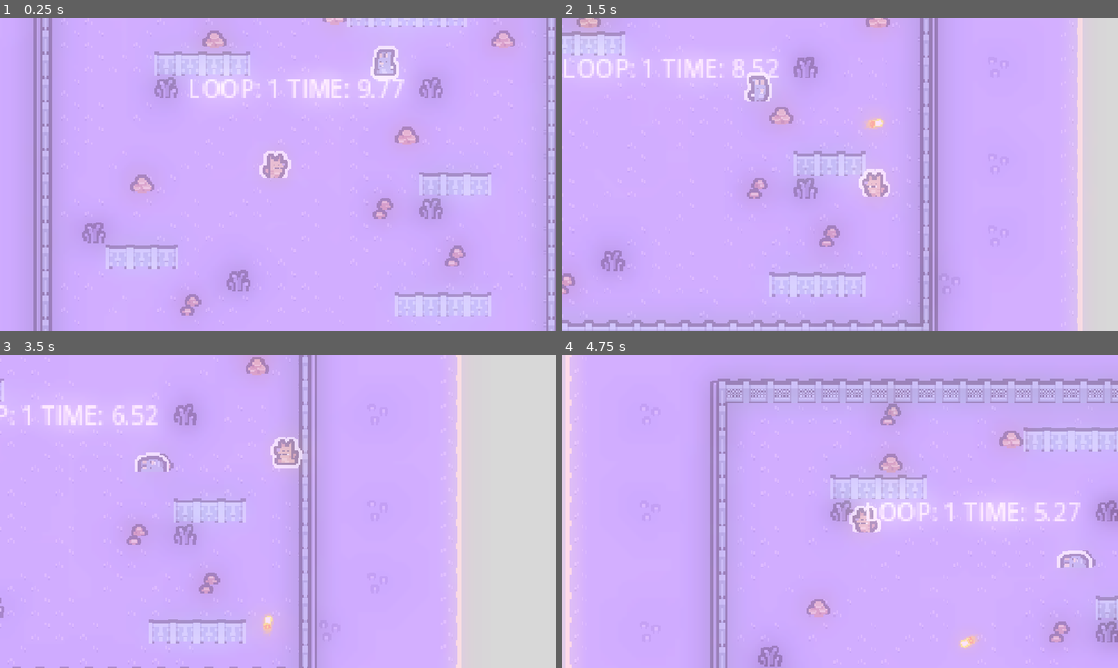
Above: before the commit, frames 1-4 (two rows, left to right).
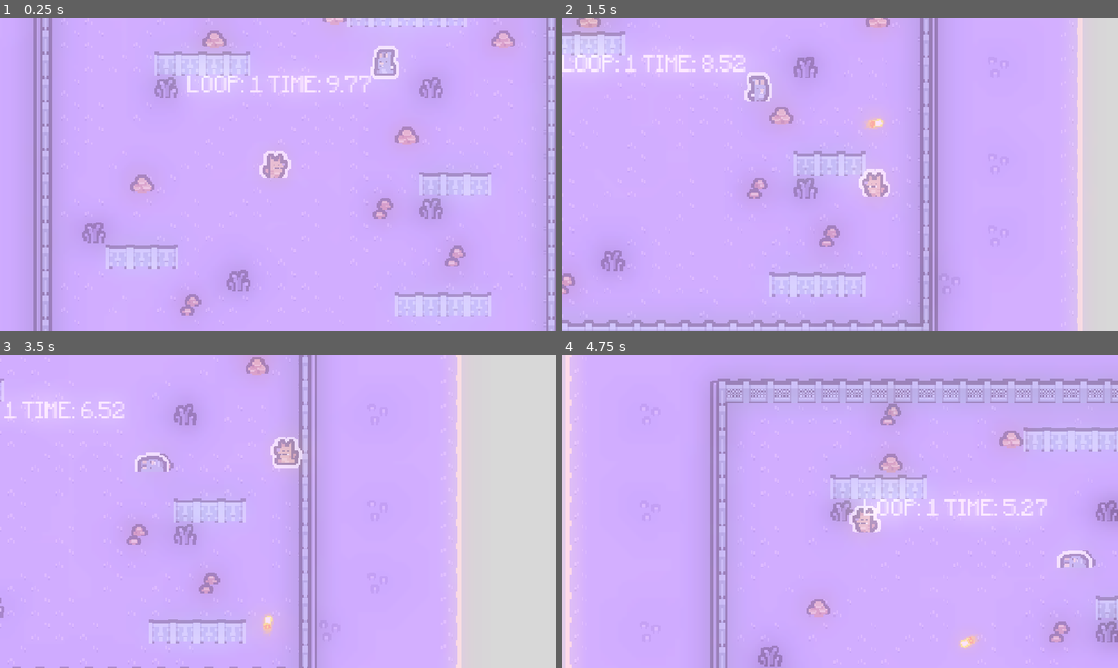
Above: after the commit, the same moments.

Repository: Lingloft/SecondsAgo
Game: Godot game, scene res://scenes/game.tscn
Same seed, same stepped clock (60 frames per second), same inputs: the game is played once before the commit and once after it.
Inputs (mouse positions are in pixels of both pictures, inside the frame that each line leads up to):
- Up to frame 1 (0.25 s): no input
- Up to frame 2 (1.5 s): move the mouse to (962, 158) at 0.52 s; hold D (move_right) 0.53-1.28 s; click (962, 158) at 0.6 s; move the mouse to (728, 190) at 1.27 s; hold S (move_down) from 1.28 s (still down); click (728, 190) at 1.35 s
- Up to frame 3 (3.5 s): move the mouse to (333, 442) at 2.02 s; release S (move_down) at 2.03 s; hold D (move_right) 2.03-2.78 s; click (333, 442) at 2.1 s; move the mouse to (250, 574) at 2.77 s; hold W (move_up) from 2.78 s (still down); click (250, 574) at 2.85 s
- Up to frame 4 (4.75 s): move the mouse to (1006, 558) at 3.52 s; release W (move_up) at 3.53 s; hold A (move_left) from 3.53 s (still down); click (1006, 558) at 3.6 s; move the mouse to (673, 464) at 4.27 s; click (673, 464) at 4.35 s

The runs differ from the first frame. In frame 1, 1.1% of the frame differs, in the area x 33-73%, y 18-26%; in frame 2, 1.0%; in frame 3, 0.8%; in frame 4, 1.0%.

Commit message:
feat(界面): 添加MineLike字体并应用于游戏界面
添加新的MineLike字体资源，并在游戏场景中将其应用于循环计时器的文本显示

Diff:
--- a/scenes/game.tscn
+++ b/scenes/game.tscn
@@ -7,6 +7,7 @@
 [ext_resource type="PackedScene" uid="uid://cqfsbdepu72lu" path="res://scenes/enemy.tscn" id="4_gee14"]
 [ext_resource type="PackedScene" uid="uid://f018vcx0tgvp" path="res://scenes/ghost_player.tscn" id="4_iywne"]
 [ext_resource type="PackedScene" uid="uid://b2n6gwk6gtwb7" path="res://scenes/bullet.tscn" id="6_p57ef"]
+[ext_resource type="FontFile" uid="uid://blotr6kyvtefm" path="res://assets/fonts/MineLike.ttf" id="7_0tnpc"]
 [ext_resource type="Texture2D" uid="uid://bdtbw44yqk1f6" path="res://assets/tilesets/五角星.svg" id="7_u5sy4"]
 
 [sub_resource type="TileSetAtlasSource" id="TileSetAtlasSource_p57ef"]
@@ -513,6 +514,9 @@
 physics_layer_0/physics_material = SubResource("PhysicsMaterial_p57ef")
 sources/0 = SubResource("TileSetAtlasSource_lbhrr")
 
+[sub_resource type="LabelSettings" id="LabelSettings_vtaks"]
+font = ExtResource("7_0tnpc")
+
 [sub_resource type="CanvasItemMaterial" id="CanvasItemMaterial_gee14"]
 blend_mode = 1
 
@@ -593,6 +597,7 @@
 offset_right = 60.0
 offset_bottom = -44.0
 text = "LOOP:1TIME:10"
+label_settings = SubResource("LabelSettings_vtaks")
 horizontal_alignment = 1
 
 [node name="Bullet" parent="." node_paths=PackedStringArray("camera") instance=ExtResource("6_p57ef")]
Binary file added: assets/fonts/MineLike.ttf
Not shown, added: assets/fonts/MineLike.ttf.import
Not shown: 1 places in scenes/game.tscn that only renumber resources
